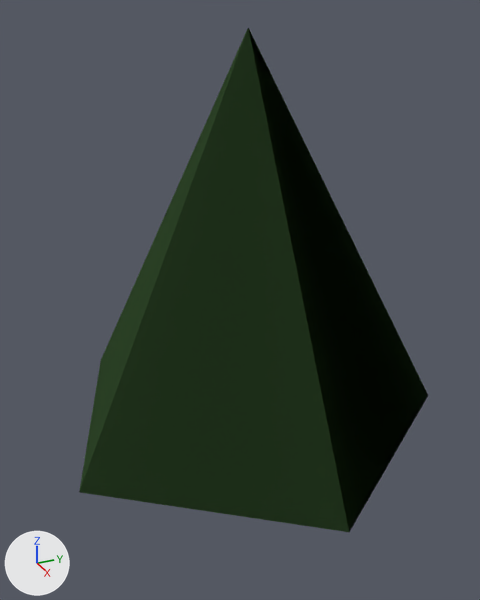
Renders of the glTF model public/model/quaternius/nature/Fern.glb from each side of a commit.
Both versions are drawn from a camera (50 mm lens) standing at (1.016, -0.471, 0.944) and looking at (0.0, -0.014, 0.436). Lighting does not change. The marker at lower left points along +X, +Y and +Z. The first picture is the older version. Vertices at exactly the same position are counted once.

The first picture shows 'filler_Fern'.
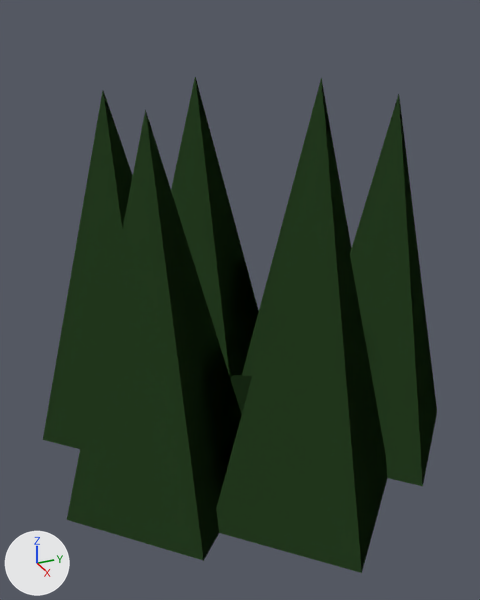
Changed parts and their boxes (x1, y1, x2, y2) in the pictures (480 x 600 px):
'filler_Fern', reshaped (13% wider): before (79, 28, 428, 532); after (43, 77, 437, 573)

The change, as a list of edits to the scene's bpy script:
```text
Change me_fern:
    used by ob_filler_fern; location = (0.0, 0.0, 0.0)
    remove me_fern.from_pydata(...)  # 20 vertices, 28 faces; spans x -0.303..0.375, y -0.357..0.357, z 0.0..0.9
    add me_fern.from_pydata(...)  # 44 vertices, 56 faces; spans x -0.415..0.415, y -0.383..0.383, z 0.0..0.805
    me_fern part 1
    6 vertices are removed from x -0.303..0.375, y -0.357..0.357, z 0.2..0.9
    8 faces are deleted
    12 vertices are added at x -0.415..0.24, y -0.383..0.208, z 0.155
    12 new vertices lie (0.175, 0.175, 0.0) away from vertices in x -0.415..0.24, y -0.383..0.208, z 0.155
    6 new vertices lie (-0.175, 0.0, 0.65) away from vertices in x -0.065..0.415, y -0.208..0.208, z 0.155
    36 new faces join them
    other edits to the shape of me_fern do not show in these pictures
```
